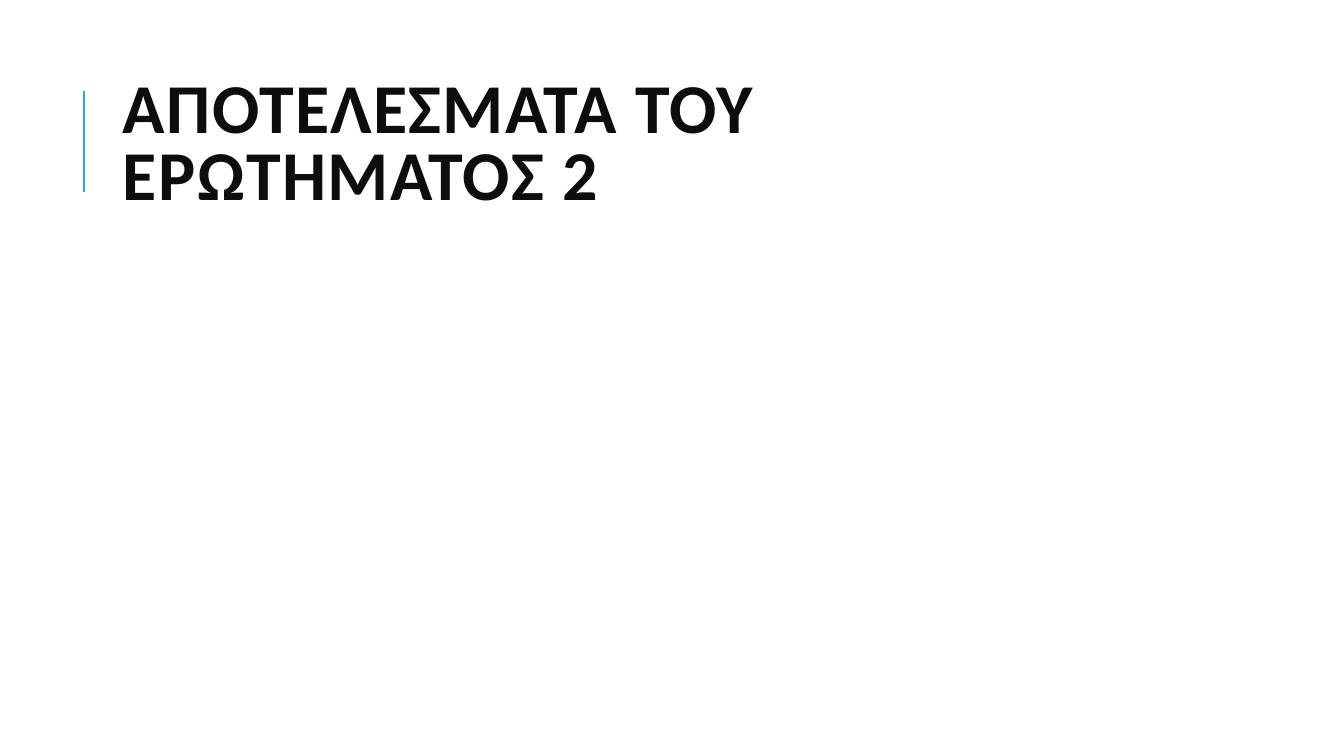
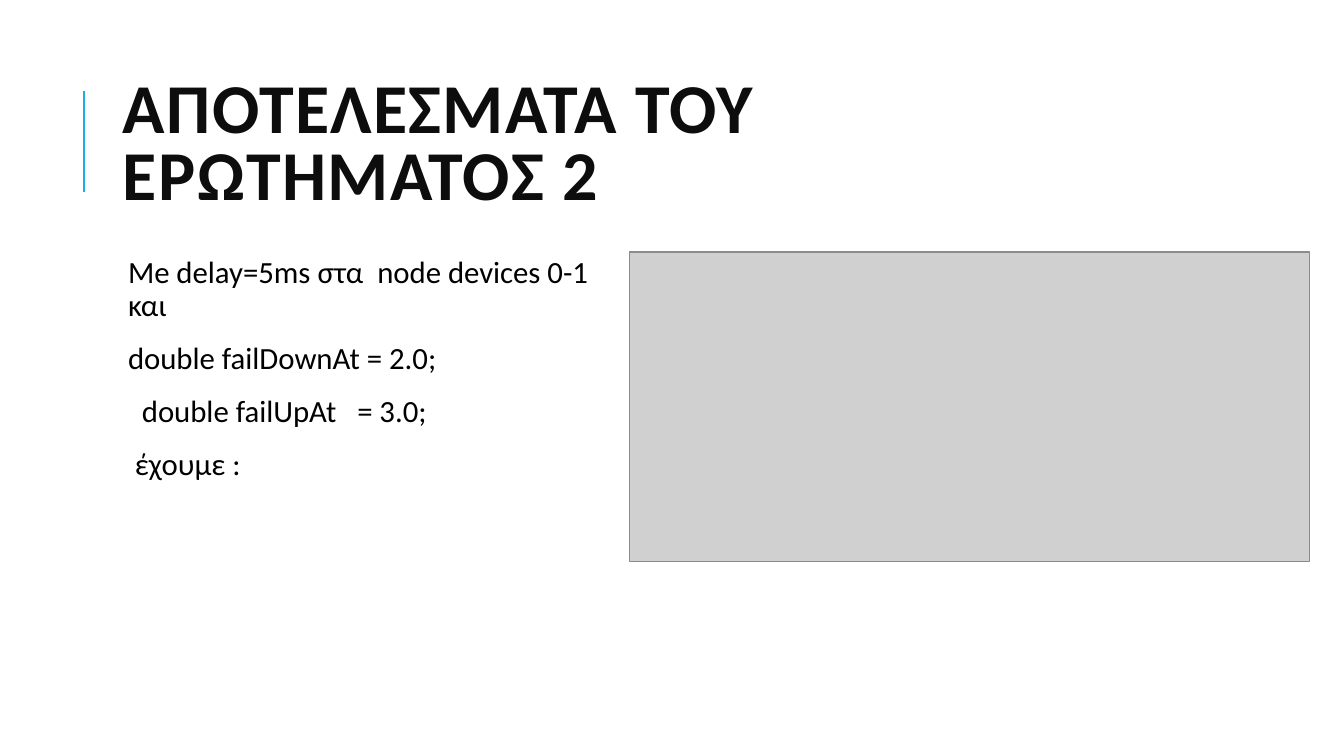
Before and after one commit to grgmyl/Ns3Project, a slide deck: slide 11 of Presentations/Ns-3_presentation_F.pptx. Drawn at 1344x756 pixels with LibreOffice and Linux fonts; fonts in the diff are those of the drawing; grey boxes stand for pictures. Boxes give left, top, right and bottom in pixels: in the first picture for what was removed or moved away, otherwise in the second. Text is boxed around its words. In the diff, an @@ line names an element or a change of style, - is before the commit and + after.

```diff
--- a/Presentations/Ns-3_presentation_F.pptx
+++ b/Presentations/Ns-3_presentation_F.pptx
@@ text added at (x1=128, y1=261, x2=588, y2=480), 22 pt, text #000000 @@
+  Me delay=5ms στα node devices 0-1 και
+  double failDownAt = 2.0;
+  double failUpAt = 3.0;
+  έχουμε :
@@ picture added at (x1=629, y1=252, x2=1310, y2=562) @@
```
Also in this commit, not shown: 2 other slides changed, 1 slide added.
